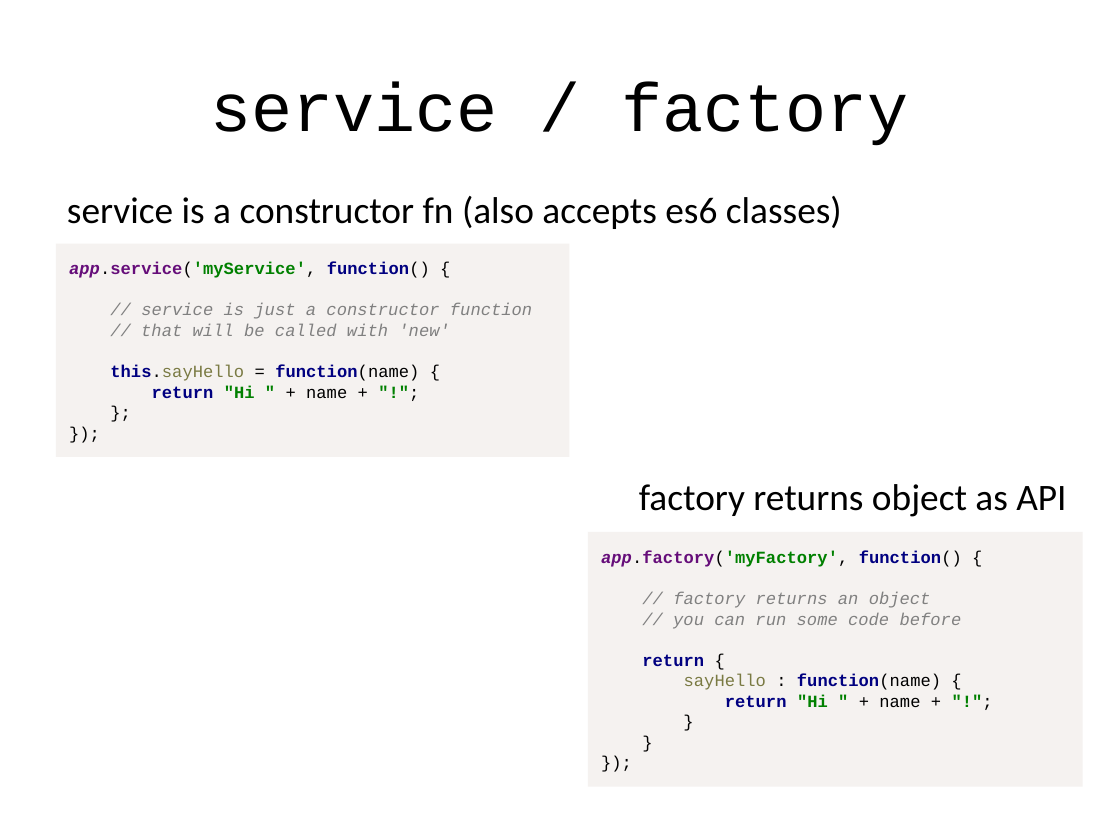
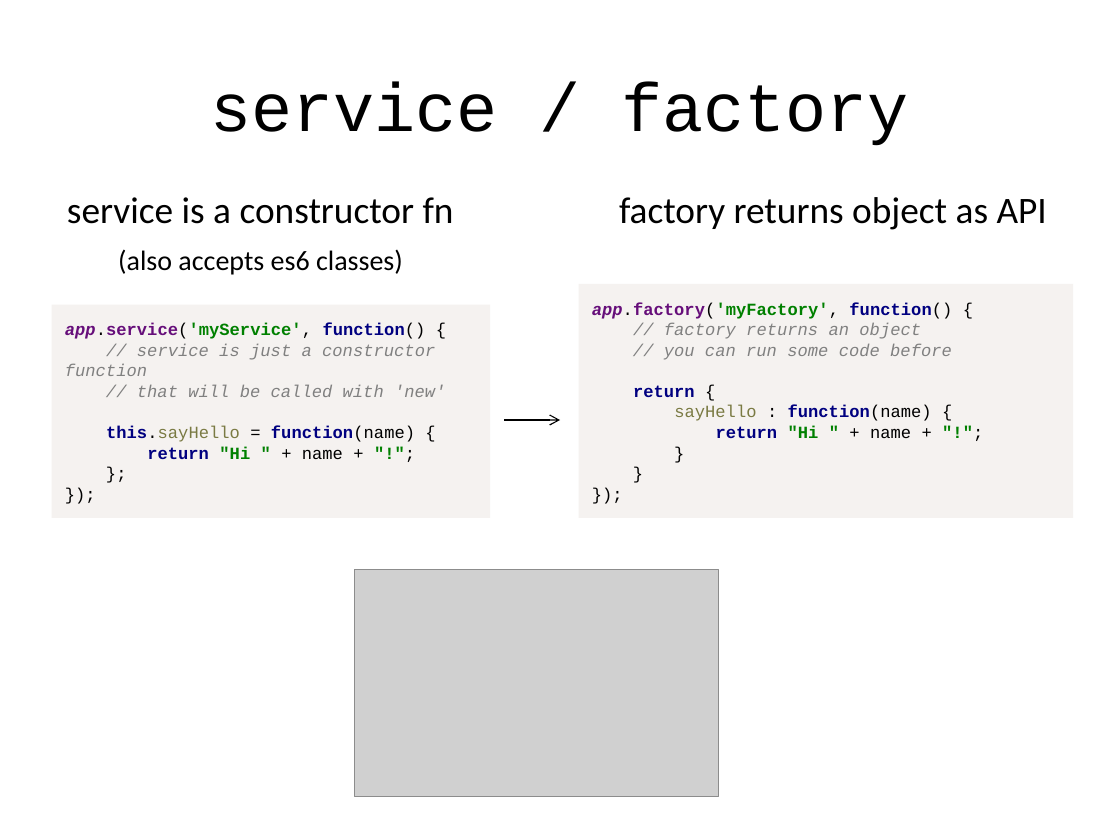
Before and after one commit to alexeymatveevp/angularjs-course, a slide deck: slide 6 of docs/02_ng_basics_followup.pptx (slide 13 before the commit). Drawn at 1120x840 pixels with LibreOffice and Linux fonts; fonts in the diff are those of the drawing; grey boxes stand for pictures. Boxes give left, top, right and bottom in pixels: in the first picture for what was removed or moved away, otherwise in the second. Text is boxed around its words. In the diff, an @@ line names an element or a change of style, - is before the commit and + after.

```diff
--- a/docs/02_ng_basics_followup.pptx
+++ b/docs/02_ng_basics_followup.pptx
@@ text at <box>67,197,454,224</box>: text changed @@
-service is a constructor fn (also accepts es6 classes)
+service is a constructor fn
@@ text "factory returns object as API": place and size @@
-text "factory returns object as API" at <box>639,484,1066,517</box>
+text "factory returns object as API" at <box>619,197,1047,230</box>
@@ text added at <box>118,249,403,275</box>, 18 pt, text #000000 @@
+(also accepts es6 classes)
@@ rectangle "app.factory('myFactory', function() { // factory ...": place and size @@
-rectangle "app.factory('myFactory', function() { // factory ..." at <box>588,532,1083,786</box>
+rectangle "app.factory('myFactory', function() { // factory ..." at <box>579,283,1074,517</box>
@@ rectangle "app.service('myService', function() { // service ...": place and size @@
-rectangle "app.service('myService', function() { // service ..." at <box>56,244,569,457</box>
+rectangle "app.service('myService', function() { // service ..." at <box>52,305,491,517</box>
@@ arrow added from (504, 420) to (560, 420), #000000 0.75 pt @@
@@ picture added at <box>355,569,719,796</box> @@
```
Also in this commit, not shown: 3 other slides changed, 2 slides added, 1 slide removed, 4 other files.
